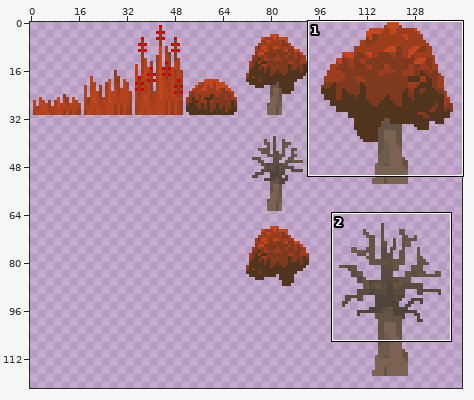
Two versions of one sprite sheet, game/assets/sdGrass.png. Above, an overview of the earlier version with the close-up marked.
Close-up. Before:
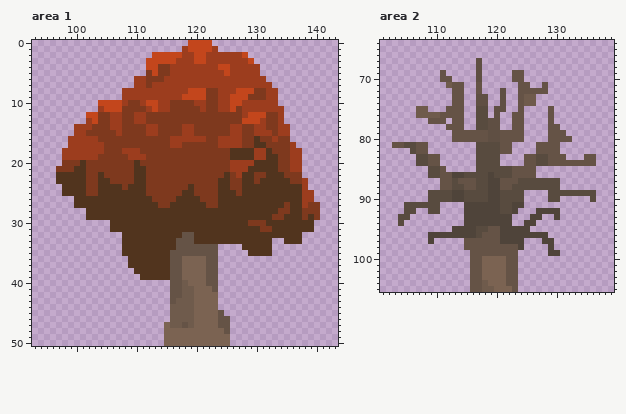
The file is 144x128 pixels. Colours within 5 levels of each other are drawn and written as one. Shown: area 1: x 93..143, y 0..50; area 2: x 101..139, y 64..105. The wide view leaves out empty margins.
New version:
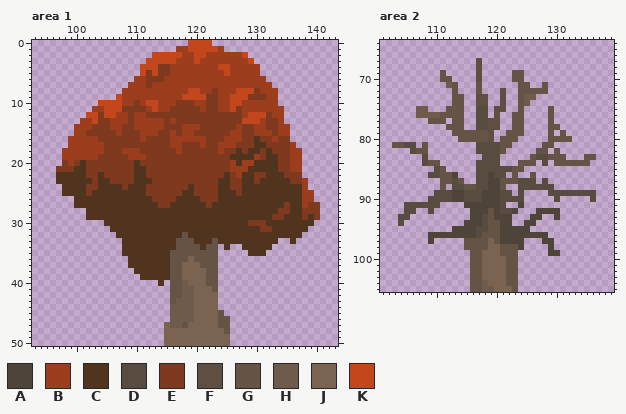
Palette (. is transparent): A #4f443a  B #9c3d1e  C #51341e  D #584b3f  E #7e391e  F #5f4f43  G #655346  H #6f5b4c  J #7b6352  K #c3461c
Changes in this commit:
Area 1:
The edit adds colour B in row 1 at x 117 and 124; in row 7 at x 109; in row 11 at x 103; in row 13 at x 101.
Colour E gives way to colour B in row 8 at x 122 and 131; in row 10 at x 109 and 116; in row 12 at x 108 and 133; in row 13 at x 108, 112 to 114 and 116; in row 14 at x 110 to 111, 114 and 120; in row 15 at x 111 and 116.
Colour E gives way to colour B in row 16 at x 111; in row 17 at x 121; in row 18 at x 117 and 124; in row 20 at x 99.
Colour K gives way to colour B in row 3 at x 121; in row 8 at x 121.
The edit adds colour C in row 30 at x 105; in row 32 at x 107; in row 33 at x 133; in row 34 at x 125; in row 40 at x 114.
Colour B gives way to colour C in row 18 at x 130; in row 20 at x 127.
Colour E gives way to colour C in row 23 at x 102 and 112; in row 25 at x 103; in row 27 at x 123.
Colour G gives way to colour C in row 32 at x 119; in row 34 at x 121.
Colour B gives way to colour E in row 14 at x 126; in row 16 at x 124; in row 17 at x 127; in rows 18 to 19 at x 131.
Colour C gives way to colour E in row 18 at x 126 and 128.
Colour C gives way to colour G in row 33 at x 123.
Colour J gives way to colour G in row 36 at x 118 and 120 to 121; in row 37 at x 121.
Colour H gives way to colour J in row 47 at x 119.
The edit adds colour K in rows 4 to 5 at x 111; in row 9 at x 107.
Colour B gives way to colour K in row 1 at x 123; in row 12 at x 106.
Colour E gives way to colour K in row 12 at x 105.
Colour C is gone in row 31 at x 139; in row 33 at x 135 and 137; in row 35 at x 132.
Area 2:
Colour D gives way to colour A in rows 89 to 90 at x 118.
Colour A gives way to colour D in rows 93 to 94 at x 118.
The edit adds colour G in row 84 at x 124.
Colour A gives way to colour G in rows 92 to 93 at x 119; in row 94 at x 119 to 120.
Colour G gives way to colour J in row 97 at x 119; in row 98 at x 119 to 120; in row 99 at x 118 to 120.
Colour A is gone in row 86 at x 114; in row 91 at x 123; in rows 92 to 93 at x 115.
Colour D is gone in row 83 at x 107 and 117; in row 84 at x 107 and 127; in row 85 at x 109; in row 86 at x 115 to 116 and 122; in row 87 at x 127 and 129 to 130; in row 88 at x 123 and 130.
Colour D is gone in row 89 at x 109 and 123; in row 90 at x 129; in row 91 at x 122; in row 92 at x 110.
Colour F is gone in rows 79 to 80 at x 120.
Colour G is gone in rows 71 to 72 at x 114; in row 79 at x 121 and 130; in row 80 at x 113 and 124; in row 81 at x 107, 127 and 130; in row 82 at x 122 and 129; in row 83 at x 109 to 110 and 125.
Colour G is gone in row 84 at x 129 and 136; in row 85 at x 125 to 126; in row 86 at x 124 to 125; in row 87 at x 115 to 116; in row 88 at x 112 and 122.
Colour H is gone in row 74 at x 126.
